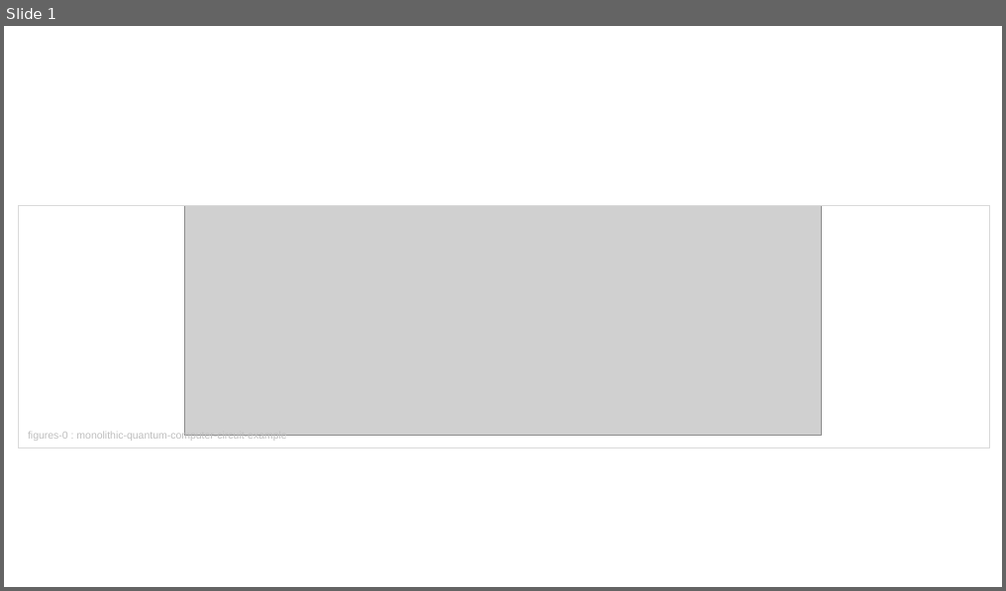
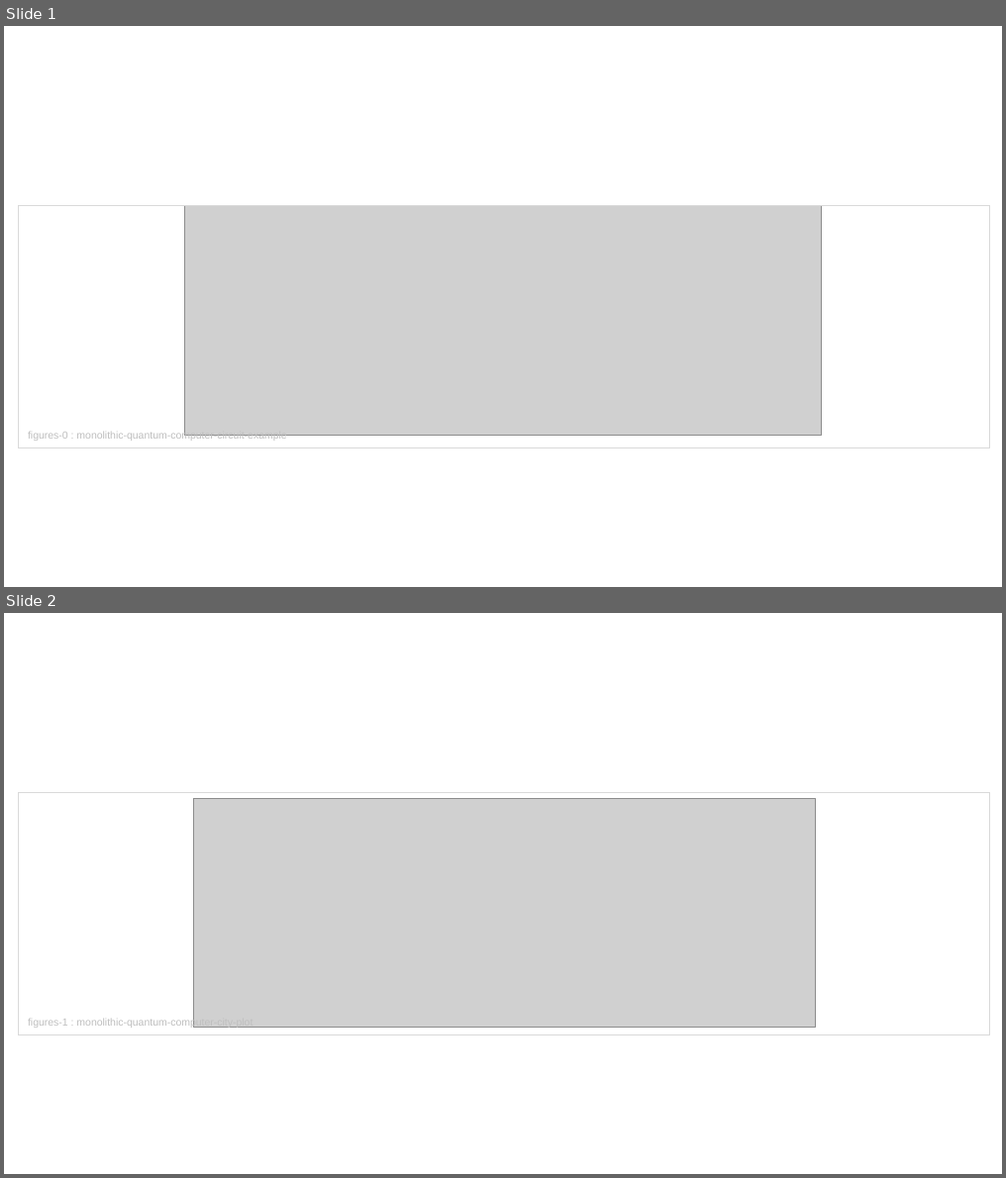
Before and after one commit to brunorijsman/quantum-internet-hackathon-2022, a slide deck: docs/figures/figures.pptx. Shown one above the other, each under a label of ours: slide 1 before the commit, slides 1 and 2 after it. The pictures are 1006x591 and 1006x1178 pixels, drawn with LibreOffice and Linux fonts; fonts in the diff are those of the drawing; grey boxes stand for pictures. Boxes give left, top, right and bottom in pixels: in the first picture for what was removed or moved away, otherwise in the second. Text is boxed around its words. In the diff, an @@ line names an element or a change of style, - is before the commit and + after.

Commit message:
Progress monolothic computer docs

```diff
--- a/docs/figures/figures.pptx
+++ b/docs/figures/figures.pptx
@@ slide 2 added at [4,613,1002,1174], background #FFFFFF @@
@@ rectangle added at [18,792,990,1035], outline #D9D9D9 1 pt @@
@@ picture added at [194,799,816,1027] @@
@@ text added at [28,1018,252,1028], 10 pt, text #BFBFBF @@
+figures-1 : monolithic-quantum-computer-city-plot
```
Also in this commit, not shown: 4 slides changed, 9 other files.
